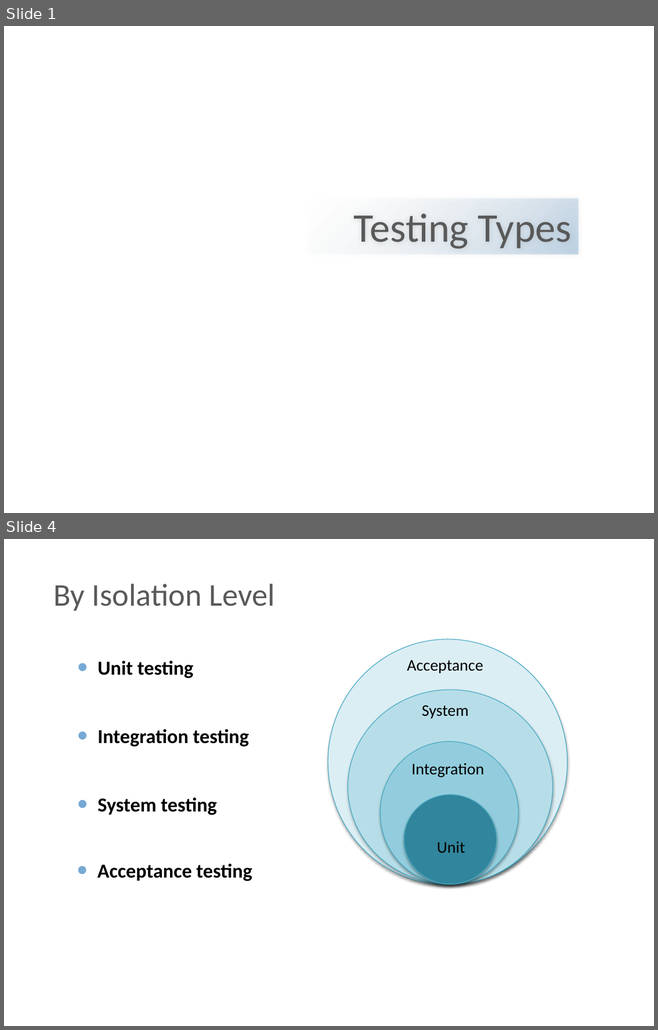
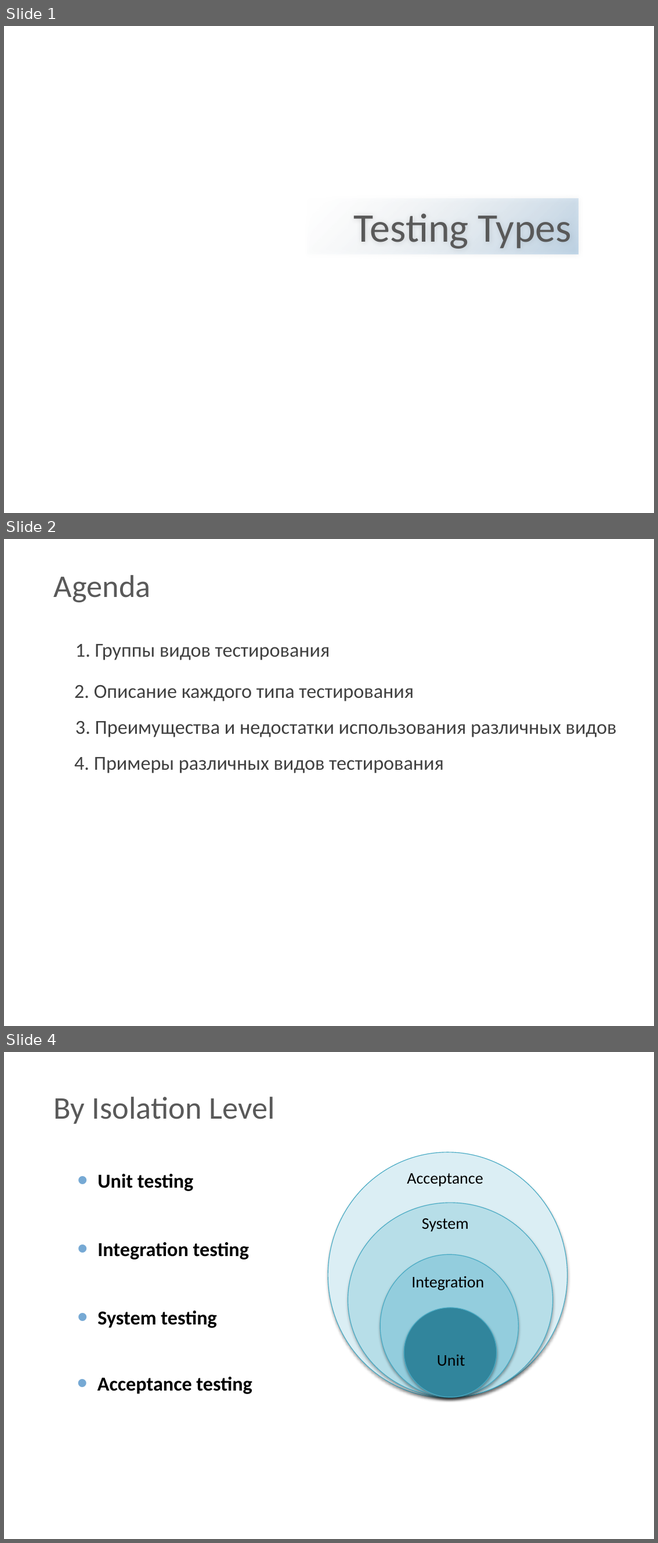
Before and after one commit to BigRacer/swtesting, a slide deck: 2.Testing_types/Testing types.pptx. Shown one above the other, each under a label of ours: slides 1 and 4 before the commit, slides 1, 2 and 4 after it; the slides between them are not shown. The pictures are 658x1030 and 658x1543 pixels, drawn with LibreOffice and Linux fonts; fonts in the diff are those of the drawing; background and template pictures are left out. Boxes give left, top, right and bottom in pixels: in the first picture for what was removed or moved away, otherwise in the second. Text is boxed around its words. In the diff, an @@ line names an element or a change of style, - is before the commit and + after.

```diff
--- a/2.Testing_types/Testing types.pptx
+++ b/2.Testing_types/Testing types.pptx
@@ slide 2 added at (4, 539, 654, 1026), background picture (left out) @@
@@ text added at (54, 575, 151, 603), 35 pt, text #595959 @@
+Agenda
@@ text added at (75, 644, 330, 660), 22 pt, text #404040 @@
+1. Группы видов тестирования
@@ text added at (74, 685, 413, 701), 22 pt, text #404040 @@
+2. Описание каждого типа тестирования
@@ text added at (75, 721, 616, 737), 22 pt, text #404040 @@
+3. Преимущества и недостатки использования различных видов
@@ text added at (74, 757, 444, 773), 22 pt, text #404040 @@
+4. Примеры различных видов тестирования
```
Also in this commit, not shown: 8 slides changed, 4 other slides added, 5 slides removed.
